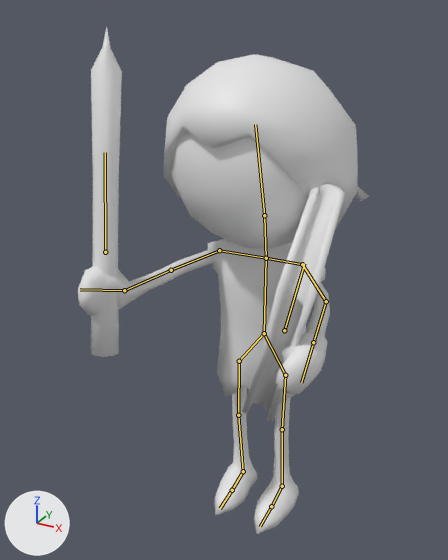
Renders of the Blender file Assets/Models/Characters/char.blend from each side of a commit.
Camera for both pictures: a 50 mm camera at (3.02, -6.6, 6.59) aimed at (-0.31, -0.55, 3.57). Lighting does not change. The marker at lower left points along +X, +Y and +Z. Both versions are drawn at frame 15 of the action 'Answering'; the numbers are the values there. The bones that bend it are drawn over the model as lines.

Objects in the first picture: 'Book', 'Char', 'Pen'.
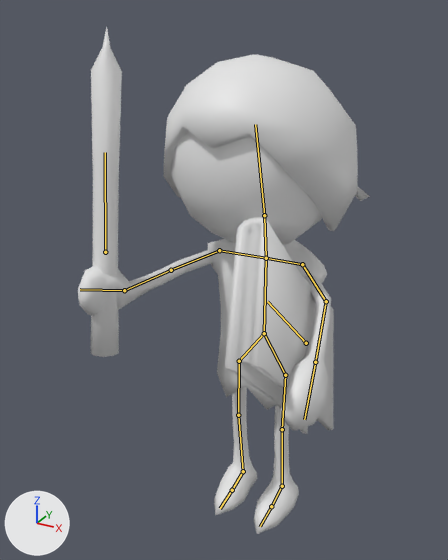
What differs and where, as boxes (x1, y1, x2, y2) in the pictures (448 x 560 px):
'Char', posed: (78, 54, 370, 534) in both
'Book', posed (7% wider, 9% shorter): before (242, 183, 345, 421); after (224, 217, 334, 434)

The edits, one by one:
Bone 'Bone.002' (bone_bone_002) turns from (2, -28, -48) to (2, 9, -47) degrees about its own x, y and z.
